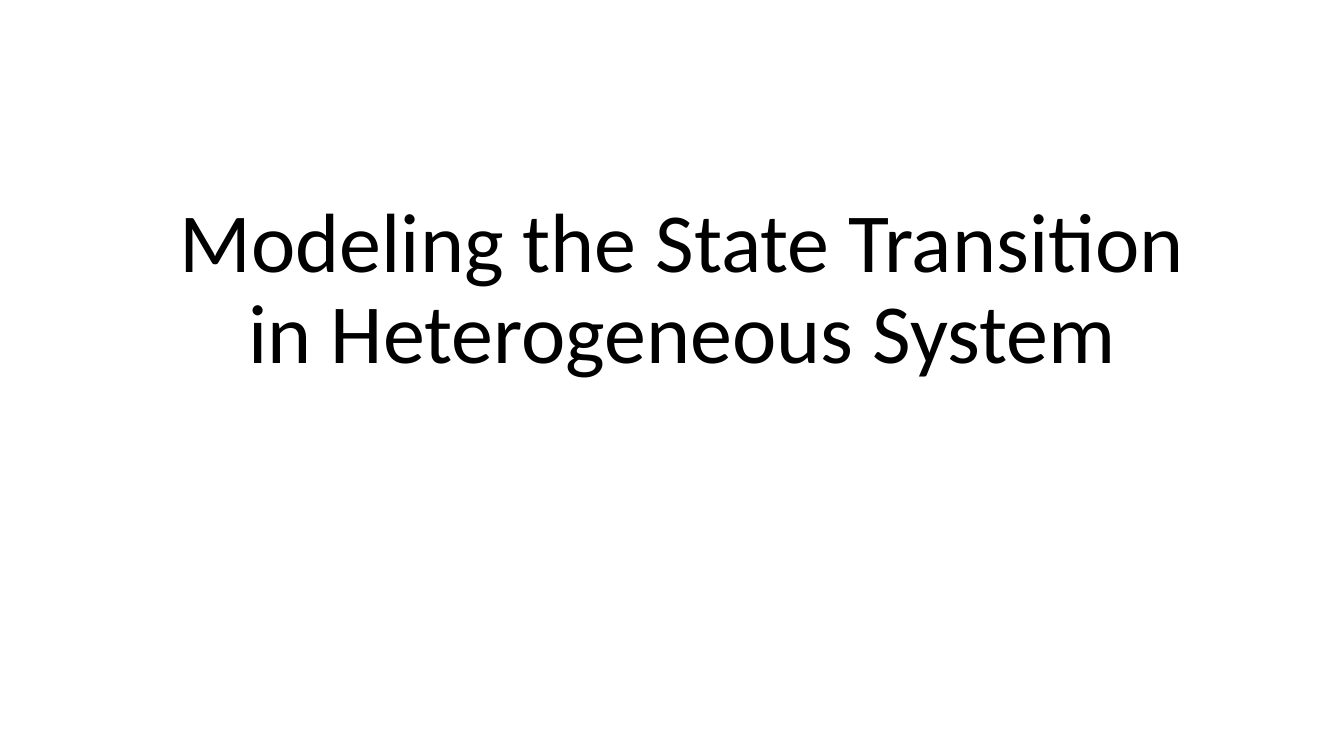
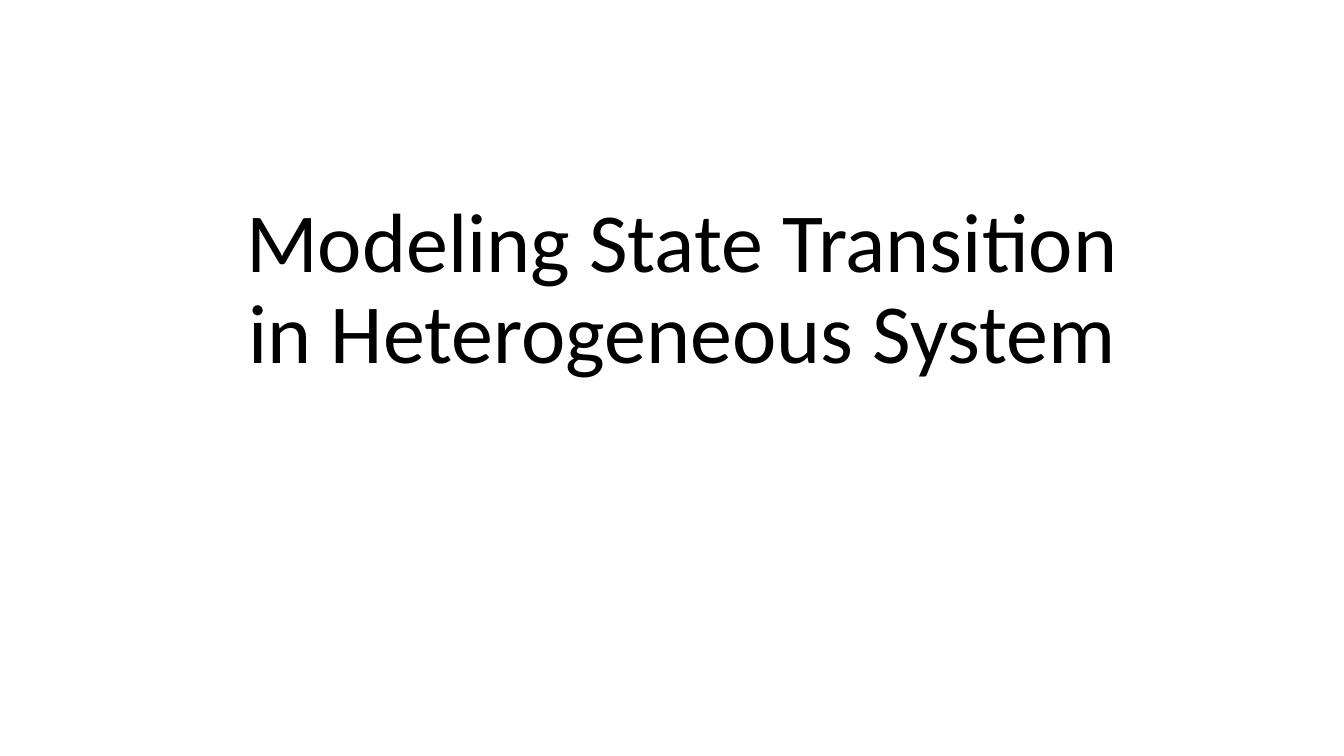
Before and after one commit to dipayan2/ARMAModel, a slide deck: slide 1 of ARIMAX.pptx. Drawn at 1344x756 pixels with LibreOffice and Linux fonts; fonts in the diff are those of the drawing. Boxes give left, top, right and bottom in pixels: in the first picture for what was removed or moved away, otherwise in the second. Text is boxed around its words. In the diff, an @@ line names an element or a change of style, - is before the commit and + after.

```diff
--- a/ARIMAX.pptx
+++ b/ARIMAX.pptx
@@ title at (x1=246, y1=213, x2=1117, y2=378): text changed @@
-Modeling the State Transition
-in Heterogeneous System
+Modeling State Transition
+in Heterogeneous System
```
Also in this commit, not shown: 5 other slides changed, 8 slides added, 3 other files.
